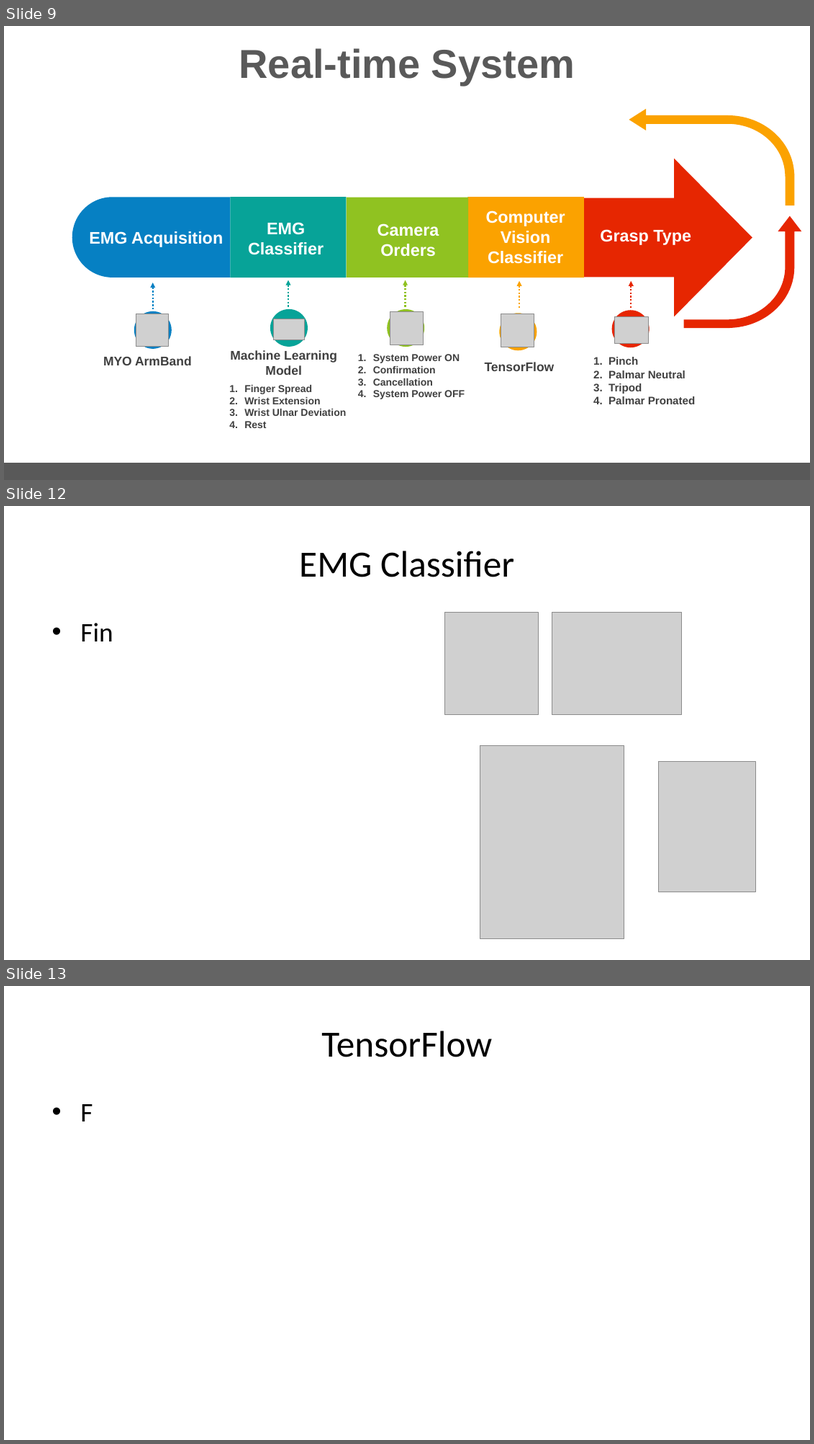
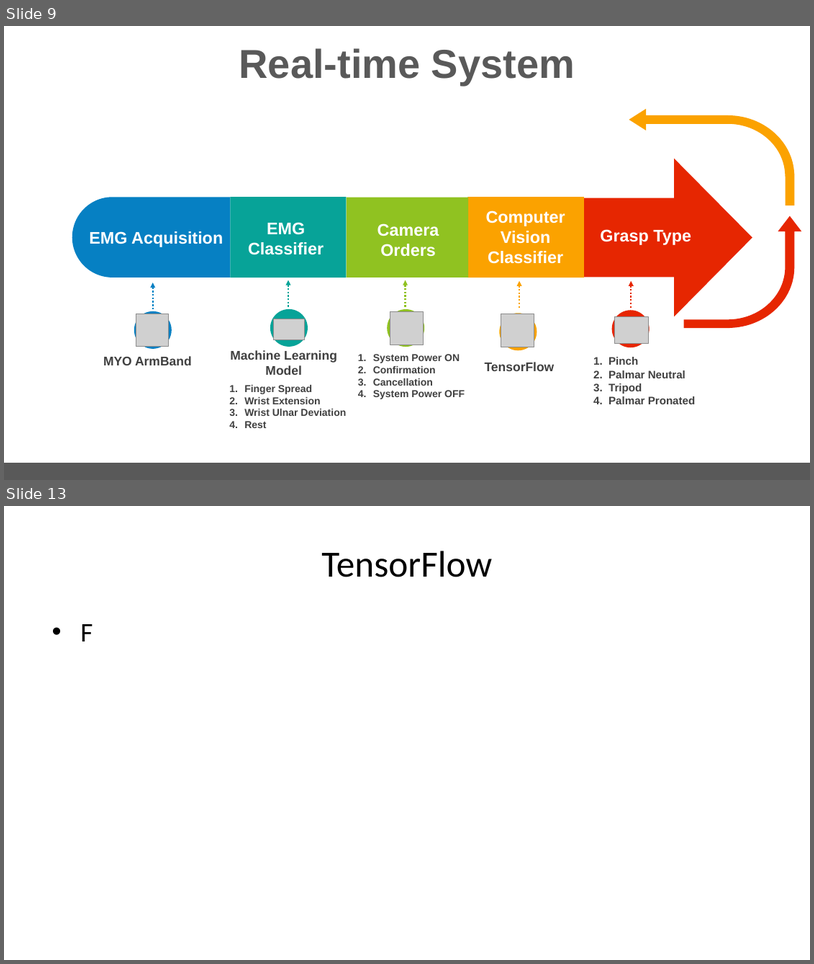
Before and after one commit to hananabilabd/Computer-Vision-and-Neural-Machine-Interface-for-Upper-Limb-Prostheses, a slide deck: GP_presentation.pptx. Shown one above the other, each under a label of ours: slides 9, 12 and 13 before the commit, slides 9 and 13 after it; the slides between them are not shown. The pictures are 814x1444 and 814x964 pixels, drawn with LibreOffice and Linux fonts; fonts in the diff are those of the drawing; grey boxes stand for pictures. Boxes give left, top, right and bottom in pixels: in the first picture for what was removed or moved away, otherwise in the second. Text is boxed around its words. In the diff, an @@ line names an element or a change of style, - is before the commit and + after.

```diff
--- a/GP_presentation.pptx
+++ b/GP_presentation.pptx
@@ slide 12 removed at [4,506,810,960], background #FFFFFF @@
@@ title removed at [299,551,514,577] @@
-EMG Classifier
@@ picture removed at [445,612,538,714] @@
@@ picture removed at [552,612,682,714] @@
@@ text removed at [80,623,113,641] @@
-• Fin
@@ picture removed at [480,746,625,938] @@
@@ picture removed at [659,762,756,891] @@
```
Also in this commit, not shown: 3 slides changed, 1 slide added, 1 other slide removed, 18 other files.
